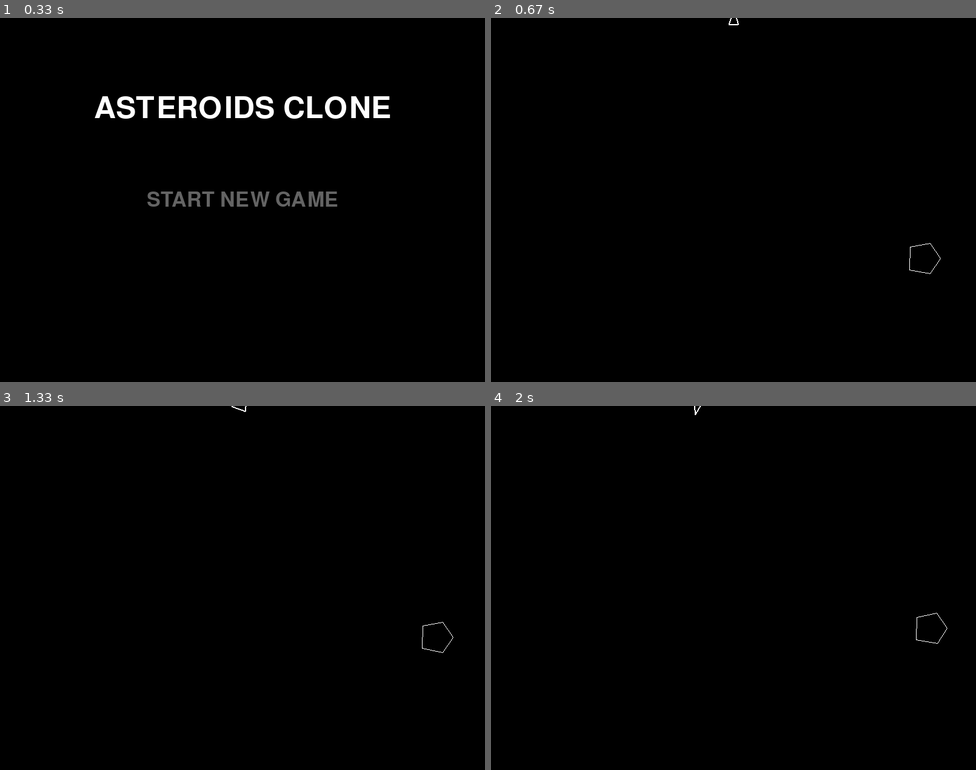
Above: before the commit, frames 1-4 (two rows, left to right).
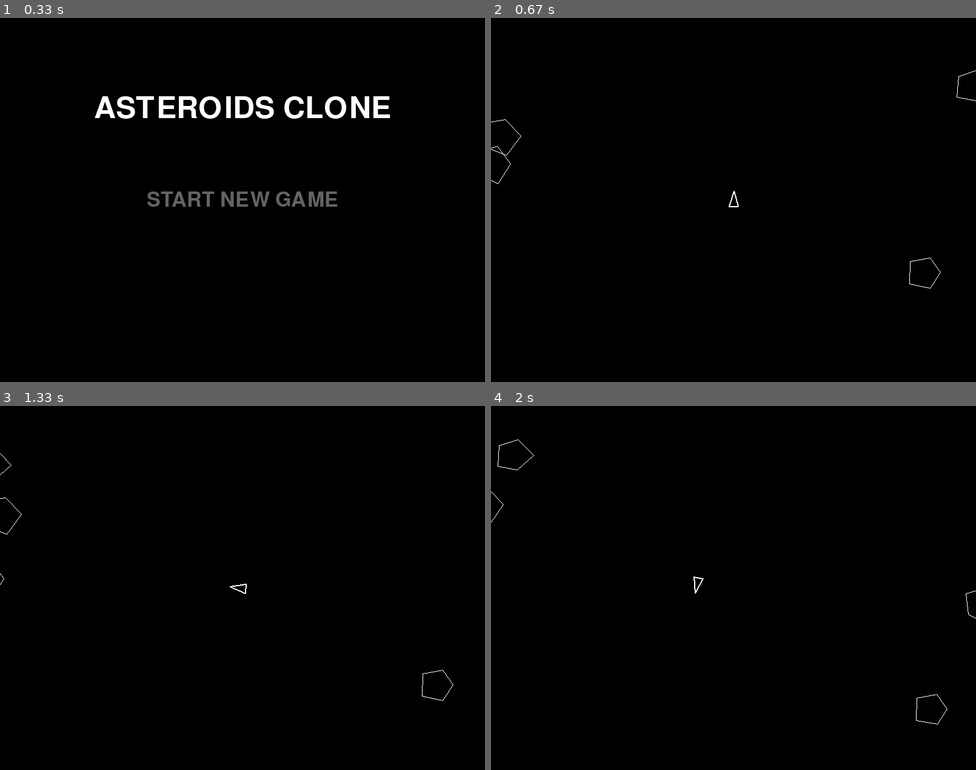
Above: after the commit, the same moments.

Repository: ZiadRamzy/pygame-asteroids
Game: pygame game, started from asteroids.py
The game is run twice, just before and just after one commit, with the same random seed, the same clock (stepped at 60 frames per second) and the same inputs.
Inputs:
- Up to frame 1 (0.33 s): no input
- Up to frame 2 (0.67 s): click "START NEW GAME" at 0.38 s
- Up to frame 3 (1.33 s): hold Right 0.67-1.13 s; hold Up from 1.17 s (still down)
- Up to frame 4 (2 s): release Up at 1.47 s; hold Right 1.5-1.97 s

Frame 1 is identical in both runs. In frame 2, 0.2% of the frame differs, in the area x 0-100%, y 0-75%; in frame 3, 0.1%; in frame 4, 0.2%.

Commit message:
Fix movement wrapping and ship rotation controls

Diff:
--- a/game_objects.py
+++ b/game_objects.py
@@ -35,7 +35,7 @@
         Updates the position based on velocity and applies screen wrap
         """
         new_x = self.position[0] + self.velocity[0]
-        new_y = self.position[1] * self.velocity[1]
+        new_y = self.position[1] + self.velocity[1]
         self.position = wrap_position((new_x, new_y), self.radius)
 
     def draw(self, surface):
